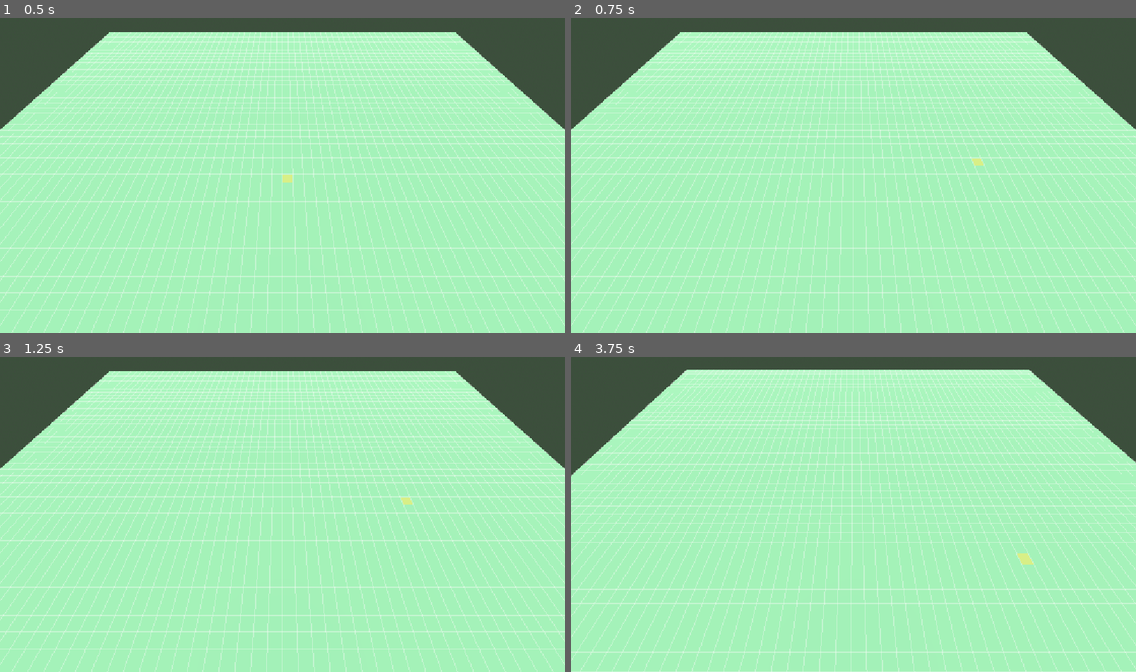
Above: before the commit, frames 1-4 (two rows, left to right).
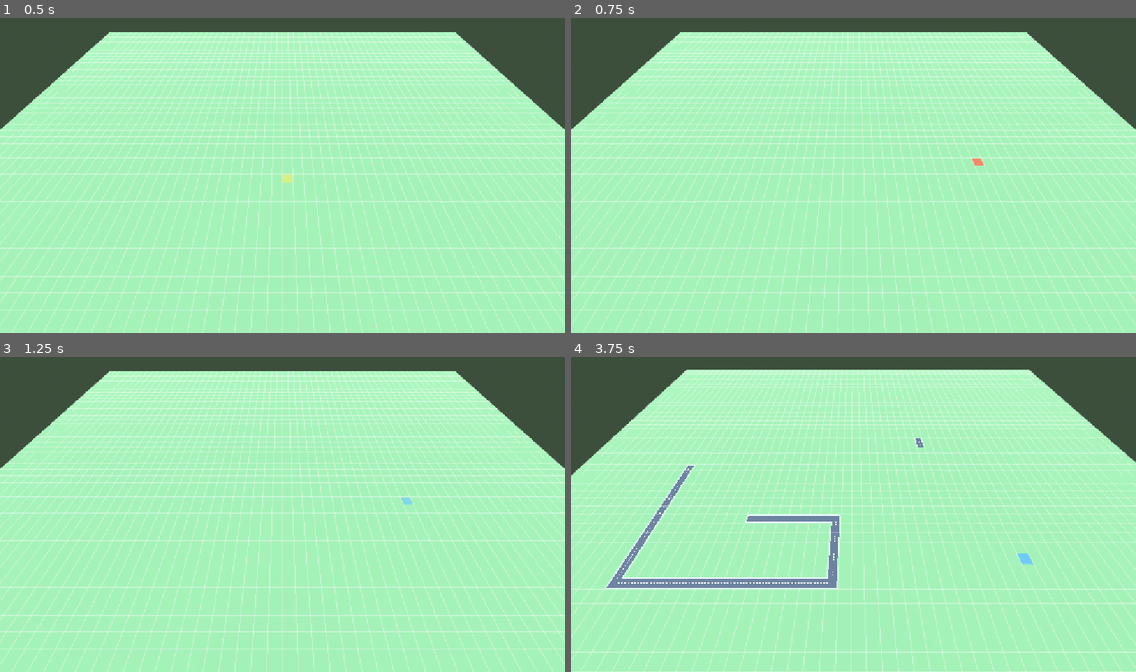
Above: after the commit, the same moments.

Repository: OmakJack/mygame
Game: Godot game, scene res://scenes/main.tscn
Two runs of this game, one before a commit and one after it. Both use one fixed random seed, a clock stepped at 60 frames per second and the inputs below.
Inputs (mouse positions are in pixels of both pictures, inside the frame that each line leads up to):
- Up to frame 1 (0.5 s): no input
- Up to frame 2 (0.75 s): tap Enter at 0.5 s; move the mouse to (977, 159) at 0.52 s; hold B (tool_bulldoze, bound only after the commit) from 0.53 s (still down); click (977, 159) at 0.67 s
- Up to frame 3 (1.25 s): keep holding B (tool_bulldoze, bound only after the commit); tap R (tool_road, bound only after the commit) at 0.8 s
- Up to frame 4 (3.75 s): release B (tool_bulldoze, bound only after the commit) at 1.25 s; tap Space at 1.25 s; drag from (740, 530) to (825, 577) at 1.27 s; move the mouse to (910, 442) at 2.02 s; hold R (tool_road, bound only after the commit) 2.03-2.75 s; tap S (cam_back) at 2.1 s; click (910, 442) at 2.17 s; tap Enter at 2.75 s; drag from (825, 577) to (684, 464) at 2.77 s; move the mouse to (1023, 561) at 3.52 s; hold R (tool_road, bound only after the commit) from 3.53 s (still down); tap A (cam_left) at 3.6 s; click (1023, 561) at 3.67 s

Frame 1 is identical in both runs. In frame 2, less than 0.1% of the frame differs, in the area x 70-73%, y 44-47%; in frame 3, less than 0.1%; in frame 4, 2.9%, in the area x 6-82%, y 25-74%.

Commit message:
Фаза 2: дороги, автоформа, снос
Co-Authored-By: Claude Opus 5.5 <noreply@anthropic.com>

Diff:
--- a/project.godot
+++ b/project.godot
@@ -58,6 +58,21 @@
 "events": [Object(InputEventKey,"resource_local_to_scene":false,"resource_name":"","device":-1,"window_id":0,"alt_press …(190 unchanged characters)…
 ]
 }
+tool_road={
+"deadzone": 0.2,
+"events": [Object(InputEventKey,"resource_local_to_scene":false,"resource_name":"","device":-1,"window_id":0,"alt_pressed":false,"shift_pressed":false,"ctrl_pressed":false,"meta_pressed":false,"pressed":false,"keycode":0,"physical_keycode":82,"key_label":0,"unicode":0,"location":0,"echo":false,"script":null)
+]
+}
+tool_bulldoze={
+"deadzone": 0.2,
+"events": [Object(InputEventKey,"resource_local_to_scene":false,"resource_name":"","device":-1,"window_id":0,"alt_pressed":false,"shift_pressed":false,"ctrl_pressed":false,"meta_pressed":false,"pressed":false,"keycode":0,"physical_keycode":66,"key_label":0,"unicode":0,"location":0,"echo":false,"script":null)
+]
+}
+tool_cancel={
+"deadzone": 0.2,
+"events": [Object(InputEventKey,"resource_local_to_scene":false,"resource_name":"","device":-1,"window_id":0,"alt_pressed":false,"shift_pressed":false,"ctrl_pressed":false,"meta_pressed":false,"pressed":false,"keycode":0,"physical_keycode":4194305,"key_label":0,"unicode":0,"location":0,"echo":false,"script":null)
+]
+}
 
 [physics]
 
--- a/scenes/main.tscn
+++ b/scenes/main.tscn
@@ -1,8 +1,11 @@
-[gd_scene load_steps=10 format=3]
+[gd_scene load_steps=13 format=3]
 
 [ext_resource type="PackedScene" path="res://scenes/camera/rts_camera.tscn" id="1_cam"]
 [ext_resource type="Script" path="res://scripts/grid/grid_visualizer.gd" id="2_grid"]
 [ext_resource type="Script" path="res://scripts/tools/cell_cursor.gd" id="3_cursor"]
+[ext_resource type="Script" path="res://scripts/grid/road_visualizer.gd" id="4_roads"]
+[ext_resource type="Script" path="res://scripts/tools/tool_preview.gd" id="5_preview"]
+[ext_resource type="Script" path="res://scripts/tools/build_tool.gd" id="6_tool"]
 
 [sub_resource type="ProceduralSkyMaterial" id="sky_mat"]
 sky_top_color = Color(0.35, 0.55, 0.85, 1)
@@ -46,8 +49,19 @@
 cast_shadow = 0
 script = ExtResource("2_grid")
 
+[node name="RoadVisualizer" type="GridMap" parent="."]
+script = ExtResource("4_roads")
+
+[node name="ToolPreview" type="MultiMeshInstance3D" parent="."]
+script = ExtResource("5_preview")
+
 [node name="CellCursor" type="MeshInstance3D" parent="."]
 cast_shadow = 0
 script = ExtResource("3_cursor")
 
 [node name="RTSCamera" parent="." instance=ExtResource("1_cam")]
+
+[node name="BuildTool" type="Node" parent="." node_paths=PackedStringArray("cursor", "preview")]
+script = ExtResource("6_tool")
+cursor = NodePath("../CellCursor")
+preview = NodePath("../ToolPreview")
--- a/scripts/grid/city_grid.gd
+++ b/scripts/grid/city_grid.gd
@@ -57,3 +57,50 @@
 ## Размер карты в мире, метры.
 func world_size() -> float:
 	return size * CELL_SIZE
+
+
+# --- Дороги ---
+
+## Биты соседей в маске дороги.
+const DIR_N: int = 1  # −Z
+const DIR_E: int = 2  # +X
+const DIR_S: int = 4  # +Z
+const DIR_W: int = 8  # −X
+## Смещения соседей в порядке битов N, E, S, W.
+const NEIGHBORS: Array[Vector2i] = [Vector2i(0, -1), Vector2i(1, 0), Vector2i(0, 1), Vector2i(-1, 0)]
+
+
+func is_road(cell: Vector2i) -> bool:
+	return road_cells.has(cell)
+
+
+## Ставит дорогу. Единственное место изменения дорог.
+## Возвращает true, если клетка изменилась. Сигнал шлёт вызывающий (пакетом).
+func set_road(cell: Vector2i) -> bool:
+	if not is_in_bounds(cell):
+		return false
+	var i: int = index_of(cell)
+	if tile_type[i] != Tile.EMPTY:
+		return false
+	tile_type[i] = Tile.ROAD
+	zone[i] = Zone.NONE
+	road_cells[cell] = true
+	return true
+
+
+## Убирает дорогу. Возвращает true, если клетка изменилась.
+func remove_road(cell: Vector2i) -> bool:
+	if not is_road(cell):
+		return false
+	tile_type[index_of(cell)] = Tile.EMPTY
+	road_cells.erase(cell)
+	return true
+
+
+## Маска соседей-дорог: N=1, E=2, S=4, W=8.
+func get_road_mask(cell: Vector2i) -> int:
+	var mask: int = 0
+	for bit: int in NEIGHBORS.size():
+		if is_road(cell + NEIGHBORS[bit]):
+			mask |= 1 << bit
+	return mask
--- /dev/null
+++ b/scripts/grid/road_meshes.gd
@@ -0,0 +1,84 @@
+class_name RoadMeshes
+extends RefCounted
+## Заглушки кусков дорог, сгенерированные кодом. Позже заменяются моделями —
+## road_visualizer зависит только от номеров кусков (Piece).
+
+## Номера кусков в MeshLibrary. Каждый нарисован в «базовом» повороте (BASE_MASKS).
+enum Piece { END, STRAIGHT, CORNER, T, CROSS }
+
+## Маска соседей каждого куска в базовом повороте (N=1, E=2, S=4, W=8).
+const BASE_MASKS: Array[int] = [
+	CityGrid.DIR_N,
+	CityGrid.DIR_N | CityGrid.DIR_S,
+	CityGrid.DIR_N | CityGrid.DIR_E,
+	CityGrid.DIR_N | CityGrid.DIR_E | CityGrid.DIR_S,
+	CityGrid.DIR_N | CityGrid.DIR_E | CityGrid.DIR_S | CityGrid.DIR_W,
+]
+
+const ASPHALT_COLOR := Color(0.22, 0.22, 0.24)
+const SIDEWALK_COLOR := Color(0.62, 0.62, 0.6)
+const MARKING_COLOR := Color(0.95, 0.95, 0.9)
+
+# Размеры в долях половины клетки: клетка от −1 до 1, умножаем на CELL_SIZE / 2.
+const ROAD_HALF_WIDTH: float = 0.7
+const SIDEWALK_HALF_WIDTH: float = 0.85
+const MARKING_HALF_WIDTH: float = 0.035
+# Высоты слоёв над землёй (сетка — 0.01, превью — 0.05, курсор — 0.06).
+const SIDEWALK_Y: float = 0.02
+const ASPHALT_Y: float = 0.03
+const MARKING_Y: float = 0.035
+
+
+static func build_library() -> MeshLibrary:
+	var library := MeshLibrary.new()
+	var material := StandardMaterial3D.new()
+	material.vertex_color_use_as_albedo = true
+	material.roughness = 0.9
+	material.cull_mode = BaseMaterial3D.CULL_DISABLED
+	for piece: int in BASE_MASKS.size():
+		library.create_item(piece)
+		library.set_item_name(piece, Piece.keys()[piece])
+		library.set_item_mesh(piece, _build_piece(BASE_MASKS[piece], piece, material))
+	return library
+
+
+static func _build_piece(mask: int, piece: int, material: Material) -> ArrayMesh:
+	var st := SurfaceTool.new()
+	st.begin(Mesh.PRIMITIVE_TRIANGLES)
+	st.set_normal(Vector3.UP)
+	# Перекрёсток у T и CROSS: разметку рисуем только вдали от центра.
+	var is_junction: bool = piece == Piece.CORNER or piece == Piece.T or piece == Piece.CROSS
+
+	_add_rect(st, Rect2(-SIDEWALK_HALF_WIDTH, -SIDEWALK_HALF_WIDTH, SIDEWALK_HALF_WIDTH * 2, SIDEWALK_HALF_WIDTH * 2), 0, SIDEWALK_Y, SIDEWALK_COLOR)
+	_add_rect(st, Rect2(-ROAD_HALF_WIDTH, -ROAD_HALF_WIDTH, ROAD_HALF_WIDTH * 2, ROAD_HALF_WIDTH * 2), 0, ASPHALT_Y, ASPHALT_COLOR)
+	for dir: int in 4:
+		if mask & (1 << dir) == 0:
+			continue
+		# Рукав в сторону N: от центра до края клетки (z от −1 до 0), поворачиваем на dir.
+		_add_rect(st, Rect2(-SIDEWALK_HALF_WIDTH, -1.0, SIDEWALK_HALF_WIDTH * 2, 1.0), dir, SIDEWALK_Y, SIDEWALK_COLOR)
+		_add_rect(st, Rect2(-ROAD_HALF_WIDTH, -1.0, ROAD_HALF_WIDTH * 2, 1.0), dir, ASPHALT_Y, ASPHALT_COLOR)
+		# Пунктир: штрих 0.3, промежуток 0.2 — стыкуется между соседними клетками.
+		_add_rect(st, Rect2(-MARKING_HALF_WIDTH, -0.9, MARKING_HALF_WIDTH * 2, 0.3), dir, MARKING_Y, MARKING_COLOR)
+		if not is_junction:
+			_add_rect(st, Rect2(-MARKING_HALF_WIDTH, -0.4, MARKING_HALF_WIDTH * 2, 0.3), dir, MARKING_Y, MARKING_COLOR)
+
+	var mesh: ArrayMesh = st.commit()
+	mesh.surface_set_material(0, material)
+	return mesh
+
+
+## Прямоугольник в координатах «рукава на север» (x, z в долях половины клетки),
+## повёрнутый на dir шагов по часовой стрелке (вид сверху).
+static func _add_rect(st: SurfaceTool, rect: Rect2, dir: int, y: float, color: Color) -> void:
+	var half_cell: float = CityGrid.CELL_SIZE * 0.5
+	var corners: Array[Vector2] = [rect.position, Vector2(rect.end.x, rect.position.y), rect.end, Vector2(rect.position.x, rect.end.y)]
+	var points: Array[Vector3] = []
+	for corner: Vector2 in corners:
+		var p: Vector2 = corner
+		for i: int in dir:
+			# Поворот на 90° по часовой: N(0,−1) → E(1,0).
+			p = Vector2(-p.y, p.x)
+		points.append(Vector3(p.x * half_cell, y, p.y * half_cell))
+	st.set_color(color)
+	for index: int in [0, 1, 2, 0, 2, 3]:
+		st.add_vertex(points[index])
--- /dev/null
+++ b/scripts/grid/road_visualizer.gd
@@ -0,0 +1,63 @@
+extends GridMap
+## Показывает дороги из GameState.grid. Форма и поворот куска — по маске соседей.
+
+# Для каждой из 16 масок: номер куска и ориентация GridMap.
+var _piece_for_mask: Array[int] = []
+var _orientation_for_mask: Array[int] = []
+
+
+func _ready() -> void:
+	mesh_library = RoadMeshes.build_library()
+	cell_size = Vector3(CityGrid.CELL_SIZE, 1.0, CityGrid.CELL_SIZE)
+	cell_center_y = false
+	_build_mask_table()
+	Events.cells_changed.connect(_on_cells_changed)
+	Events.grid_reset.connect(_rebuild)
+	_rebuild()
+
+
+## Для каждой маски ищем кусок и поворот (шаги по 90° по часовой), который её даёт.
+func _build_mask_table() -> void:
+	_piece_for_mask.resize(16)
+	_piece_for_mask.fill(-1)
+	_orientation_for_mask.resize(16)
+	for piece: int in RoadMeshes.BASE_MASKS.size():
+		var mask: int = RoadMeshes.BASE_MASKS[piece]
+		for turns: int in 4:
+			if _piece_for_mask[mask] == -1:
+				_piece_for_mask[mask] = piece
+				# Поворот вокруг Y на −90° переводит N в E (по часовой при виде сверху).
+				_orientation_for_mask[mask] = get_orthogonal_index_from_basis(Basis(Vector3.UP, -turns * PI * 0.5))
+			mask = ((mask << 1) | (mask >> 3)) & 0xF
+	# Одиночная клетка без соседей рисуется прямым куском.
+	_piece_for_mask[0] = RoadMeshes.Piece.STRAIGHT
+	_orientation_for_mask[0] = 0
+
+
+func _rebuild() -> void:
+	clear()
+	for cell: Vector2i in GameState.grid.road_cells:
+		_update_cell(cell)
+
+
+func _on_cells_changed(cells: Array[Vector2i]) -> void:
+	# Форма зависит от соседей, поэтому обновляем и их.
+	var to_update: Dictionary[Vector2i, bool] = {}
+	for cell: Vector2i in cells:
+		to_update[cell] = true
+		for offset: Vector2i in CityGrid.NEIGHBORS:
+			to_update[cell + offset] = true
+	for cell: Vector2i in to_update:
+		_update_cell(cell)
+
+
+func _update_cell(cell: Vector2i) -> void:
+	var grid: CityGrid = GameState.grid
+	if not grid.is_in_bounds(cell):
+		return
+	var map_cell := Vector3i(cell.x, 0, cell.y)
+	if not grid.is_road(cell):
+		set_cell_item(map_cell, INVALID_CELL_ITEM)
+		return
+	var mask: int = grid.get_road_mask(cell)
+	set_cell_item(map_cell, _piece_for_mask[mask], _orientation_for_mask[mask])
--- /dev/null
+++ b/scripts/tools/build_tool.gd
@@ -0,0 +1,115 @@
+extends Node
+## Инструменты строительства: дорога и снос (фаза 3 — зоны).
+## Меняет клетки только через CityGrid и шлёт один Events.cells_changed на операцию.
+
+enum Mode { NONE, ROAD, BULLDOZE }
+
+const CURSOR_COLORS: Dictionary[Mode, Color] = {
+	Mode.NONE: Color(1.0, 0.85, 0.2, 0.45),
+	Mode.ROAD: Color(0.3, 0.6, 1.0, 0.55),
+	Mode.BULLDOZE: Color(1.0, 0.3, 0.25, 0.55),
+}
+
+@export var cursor: CellCursor
+@export var preview: ToolPreview
+
+var mode: Mode = Mode.NONE
+
+var _dragging: bool = false
+var _drag_start: Vector2i = Vector2i.ZERO
+## Клетки текущей операции (обновляются, пока тянем мышью).
+var _drag_cells: Array[Vector2i] = []
+
+
+func _ready() -> void:
+	_set_mode(Mode.NONE)
+
+
+func _process(_delta: float) -> void:
+	if not _dragging or not cursor.has_cell:
+		return
+	if mode == Mode.ROAD:
+		_drag_cells = _l_path(_drag_start, cursor.hovered_cell)
+	else:
+		_drag_cells = _rect_cells(_drag_start, cursor.hovered_cell)
+	preview.show_cells(_drag_cells, CURSOR_COLORS[mode])
+
+
+func _unhandled_input(event: InputEvent) -> void:
+	if event.is_action_pressed(&"tool_road"):
+		_set_mode(Mode.ROAD)
+	elif event.is_action_pressed(&"tool_bulldoze"):
+		_set_mode(Mode.BULLDOZE)
+	elif event.is_action_pressed(&"tool_cancel"):
+		_set_mode(Mode.NONE)
+
+	var button := event as InputEventMouseButton
+	if button == null or mode == Mode.NONE:
+		return
+	if button.button_index == MOUSE_BUTTON_LEFT:
+		if button.pressed and cursor.has_cell:
+			_dragging = true
+			_drag_start = cursor.hovered_cell
+			_drag_cells = [_drag_start]
+		elif not button.pressed and _dragging:
+			_apply()
+			_end_drag()
+	elif button.button_index == MOUSE_BUTTON_RIGHT and button.pressed:
+		_end_drag()
+
+
+func _set_mode(new_mode: Mode) -> void:
+	mode = new_mode
+	_end_drag()
+	cursor.set_color(CURSOR_COLORS[mode])
+
+
+func _end_drag() -> void:
+	_dragging = false
+	_drag_cells.clear()
+	preview.clear()
+
+
+func _apply() -> void:
+	var grid: CityGrid = GameState.grid
+	var changed: Array[Vector2i] = []
+	for cell: Vector2i in _drag_cells:
+		var did_change: bool = grid.set_road(cell) if mode == Mode.ROAD else grid.remove_road(cell)
+		if did_change:
+			changed.append(cell)
+	if not changed.is_empty():
+		Events.cells_changed.emit(changed)
+
+
+## Путь буквой «Г»: сначала по длинной оси, потом по короткой.
+static func _l_path(from: Vector2i, to: Vector2i) -> Array[Vector2i]:
+	var delta: Vector2i = to - from
+	var corner: Vector2i
+	if absi(delta.x) >= absi(delta.y):
+		corner = Vector2i(to.x, from.y)
+	else:
+		corner = Vector2i(from.x, to.y)
+	var cells: Array[Vector2i] = _line(from, corner)
+	var tail: Array[Vector2i] = _line(corner, to)
+	tail.remove_at(0)  # угол уже есть в первом отрезке
+	cells.append_array(tail)
+	return cells
+
+
+## Прямой отрезок по одной оси, включая оба конца.
+static func _line(from: Vector2i, to: Vector2i) -> Array[Vector2i]:
+	var cells: Array[Vector2i] = [from]
+	var step: Vector2i = (to - from).sign()
+	var cell: Vector2i = from
+	while cell != to:
+		cell += step
+		cells.append(cell)
+	return cells
+
+
+static func _rect_cells(a: Vector2i, b: Vector2i) -> Array[Vector2i]:
+	var cells: Array[Vector2i] = []
+	for y: int in range(mini(a.y, b.y), maxi(a.y, b.y) + 1):
+		for x: int in range(mini(a.x, b.x), maxi(a.x, b.x) + 1):
+			cells.append(Vector2i(x, y))
+	return cells
--- a/scripts/tools/cell_cursor.gd
+++ b/scripts/tools/cell_cursor.gd
@@ -1,8 +1,9 @@
+class_name CellCursor
 extends MeshInstance3D
-## Подсвечивает клетку под мышкой. Позже build_tool берёт отсюда hovered_cell.
+## Подсвечивает клетку под мышкой. build_tool берёт отсюда hovered_cell.
 
-## Высота подсветки над землёй (выше линий сетки).
-const HIGHLIGHT_HEIGHT: float = 0.02
+## Высота подсветки над землёй (выше дорог и превью инструмента).
+const HIGHLIGHT_HEIGHT: float = 0.06
 
 @export var highlight_color: Color = Color(1.0, 0.85, 0.2, 0.45)
 
@@ -11,18 +12,23 @@
 var has_cell: bool = false
 
 var _ground_plane := Plane(Vector3.UP, 0.0)
+var _material := StandardMaterial3D.new()
 
 
 func _ready() -> void:
 	var quad := PlaneMesh.new()
 	quad.size = Vector2.ONE * CityGrid.CELL_SIZE * 0.95
 	mesh = quad
-	var material := StandardMaterial3D.new()
-	material.shading_mode = BaseMaterial3D.SHADING_MODE_UNSHADED
-	material.transparency = BaseMaterial3D.TRANSPARENCY_ALPHA
-	material.albedo_color = highlight_color
-	material_override = material
+	_material.shading_mode = BaseMaterial3D.SHADING_MODE_UNSHADED
+	_material.transparency = BaseMaterial3D.TRANSPARENCY_ALPHA
+	_material.albedo_color = highlight_color
+	material_override = _material
 	visible = false
+
+
+## Цвет подсветки (инструмент показывает так текущий режим).
+func set_color(color: Color) -> void:
+	_material.albedo_color = color
 
 
 func _process(_delta: float) -> void:
--- /dev/null
+++ b/scripts/tools/tool_preview.gd
@@ -0,0 +1,33 @@
+class_name ToolPreview
+extends MultiMeshInstance3D
+## Подсвечивает клетки, которые изменит текущая операция инструмента.
+
+## Высота над землёй: выше дорог, ниже курсора.
+const PREVIEW_HEIGHT: float = 0.05
+
+var _material := StandardMaterial3D.new()
+
+
+func _ready() -> void:
+	var quad := PlaneMesh.new()
+	quad.size = Vector2.ONE * CityGrid.CELL_SIZE * 0.9
+	_material.shading_mode = BaseMaterial3D.SHADING_MODE_UNSHADED
+	_material.transparency = BaseMaterial3D.TRANSPARENCY_ALPHA
+	quad.material = _material
+	multimesh = MultiMesh.new()
+	multimesh.transform_format = MultiMesh.TRANSFORM_3D
+	multimesh.mesh = quad
+	cast_shadow = GeometryInstance3D.SHADOW_CASTING_SETTING_OFF
+
+
+func show_cells(cells: Array[Vector2i], color: Color) -> void:
+	_material.albedo_color = color
+	var grid: CityGrid = GameState.grid
+	multimesh.instance_count = cells.size()
+	for i: int in cells.size():
+		var pos: Vector3 = grid.grid_to_world(cells[i]) + Vector3.UP * PREVIEW_HEIGHT
+		multimesh.set_instance_transform(i, Transform3D(Basis.IDENTITY, pos))
+
+
+func clear() -> void:
+	multimesh.instance_count = 0
Not shown, added: scripts/grid/road_meshes.gd.uid
Not shown, added: scripts/grid/road_visualizer.gd.uid
Not shown, added: scripts/tools/build_tool.gd.uid
Not shown, added: scripts/tools/tool_preview.gd.uid
Not shown, changed: docs/ARCHITECTURE.md
Not shown, changed: docs/CHANGELOG.md
Not shown, changed: docs/TASKS.md
